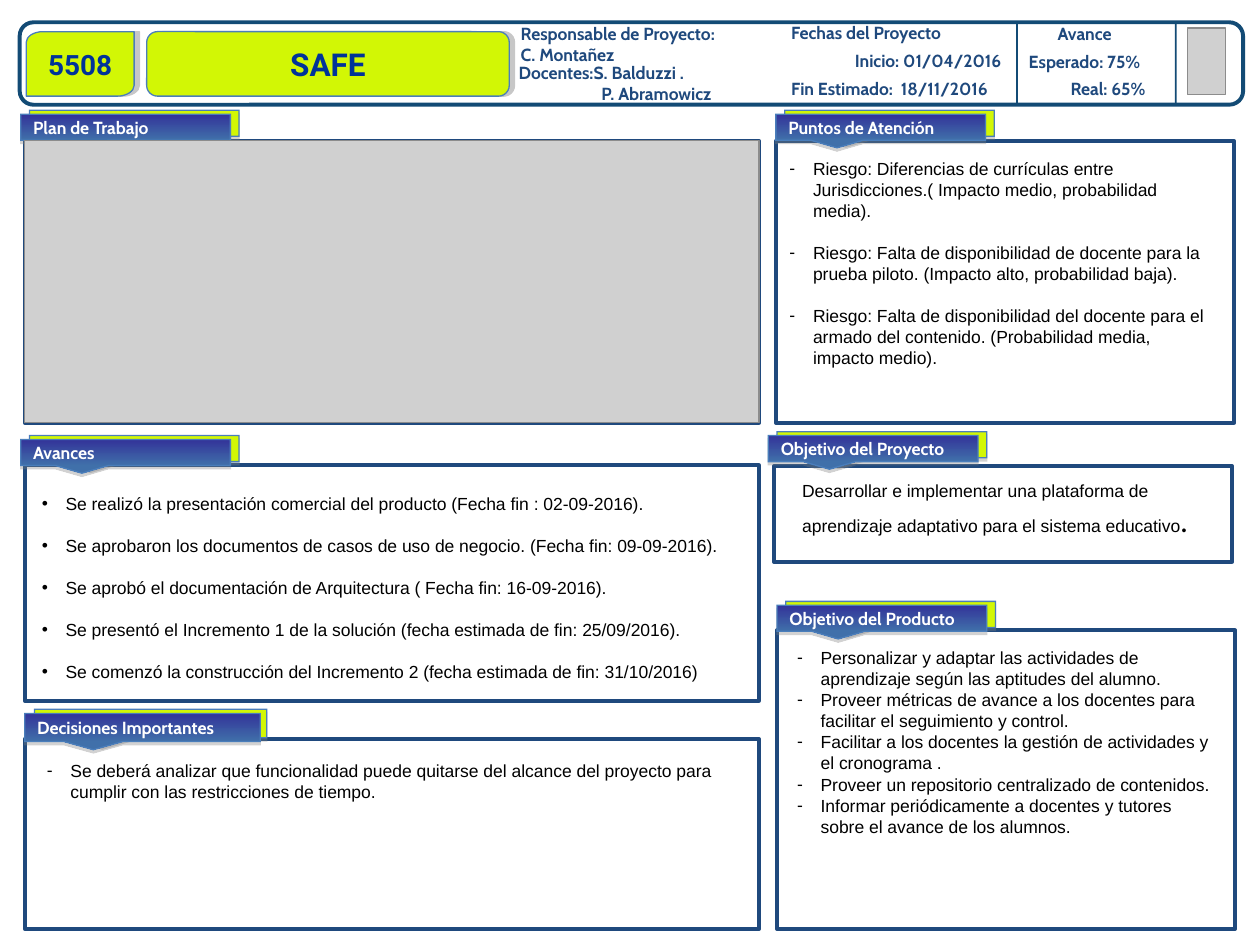
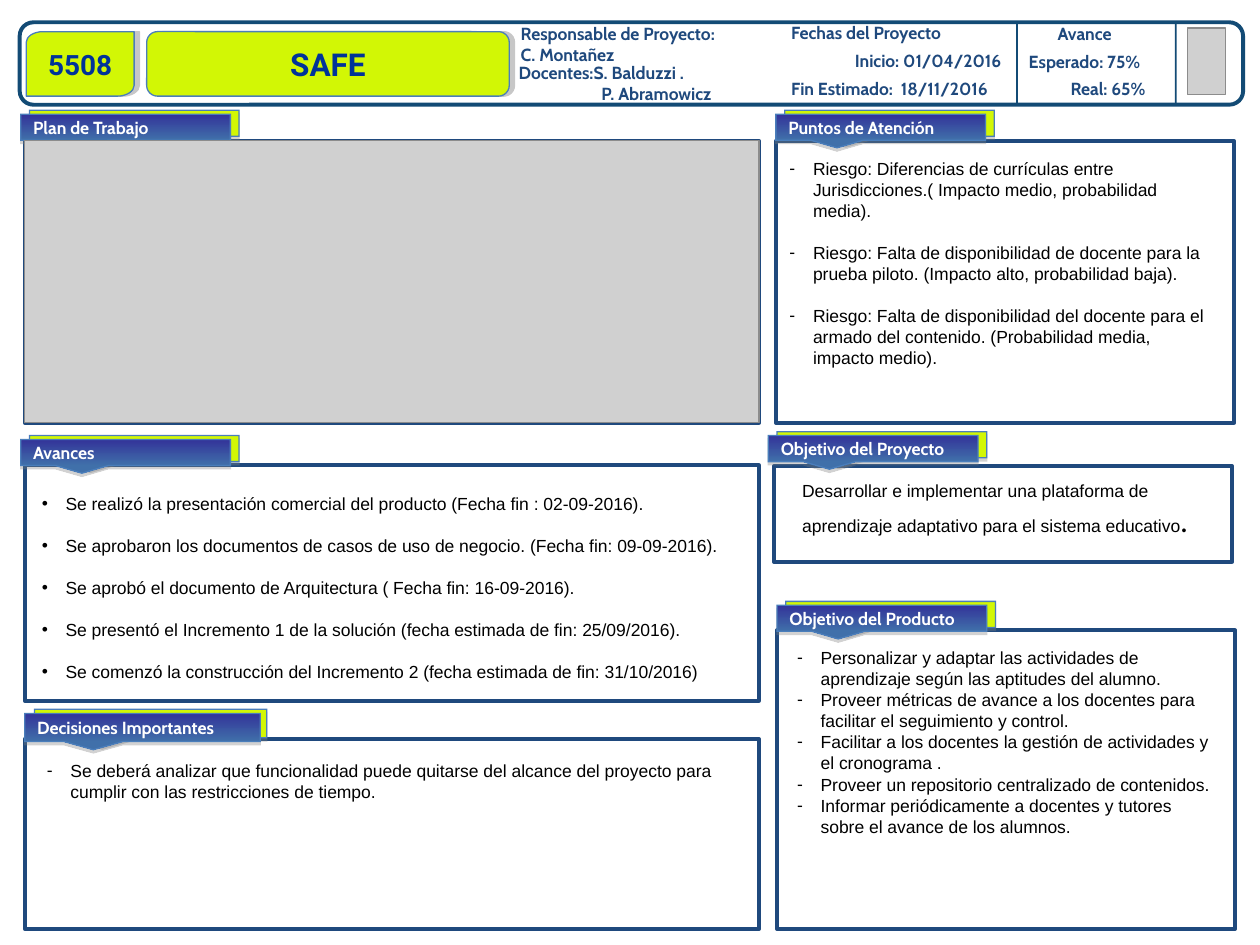
Before and after one commit to safabox/SAFE, a slide deck: slide 3 of trunk/docs/Entregables/Tablero de control/GRUPO 5508 - SAFE - Tablero de control integral - UTN - v1.3.pptx. Drawn at 1260x945 pixels with LibreOffice and Linux fonts; fonts in the diff are those of the drawing; grey boxes stand for pictures. Boxes give left, top, right and bottom in pixels: in the first picture for what was removed or moved away, otherwise in the second. Text is boxed around its words. In the diff, an @@ line names an element or a change of style, - is before the commit and + after.

```diff
--- a/trunk/docs/Entregables/Tablero de control/GRUPO 5508 - SAFE - Tablero de control integral - UTN - v1.3.pptx
+++ b/trunk/docs/Entregables/Tablero de control/GRUPO 5508 - SAFE - Tablero de control integral - UTN - v1.3.pptx
@@ text at [66, 581, 575, 598]: text changed @@
-• Se aprobó el documentación de Arquitectura ( Fecha fin: 16-09-2016).
+• Se aprobó el documento de Arquitectura ( Fecha fin: 16-09-2016).
```
Also in this commit, not shown: 3 other files.
